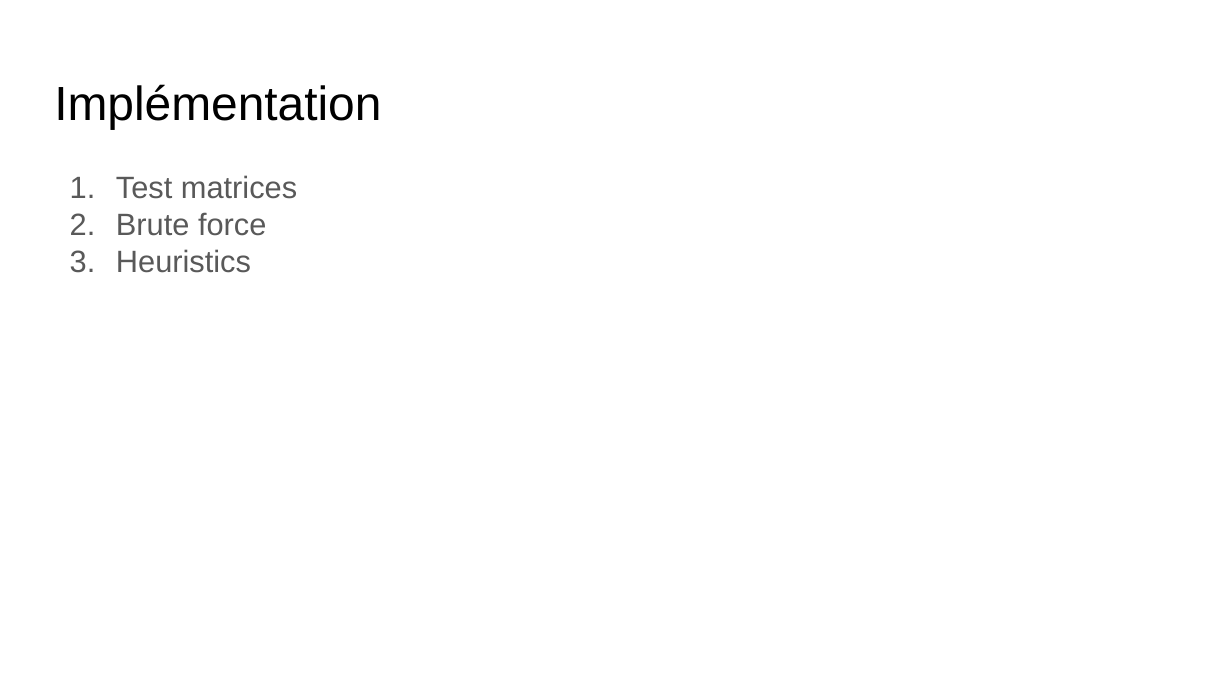
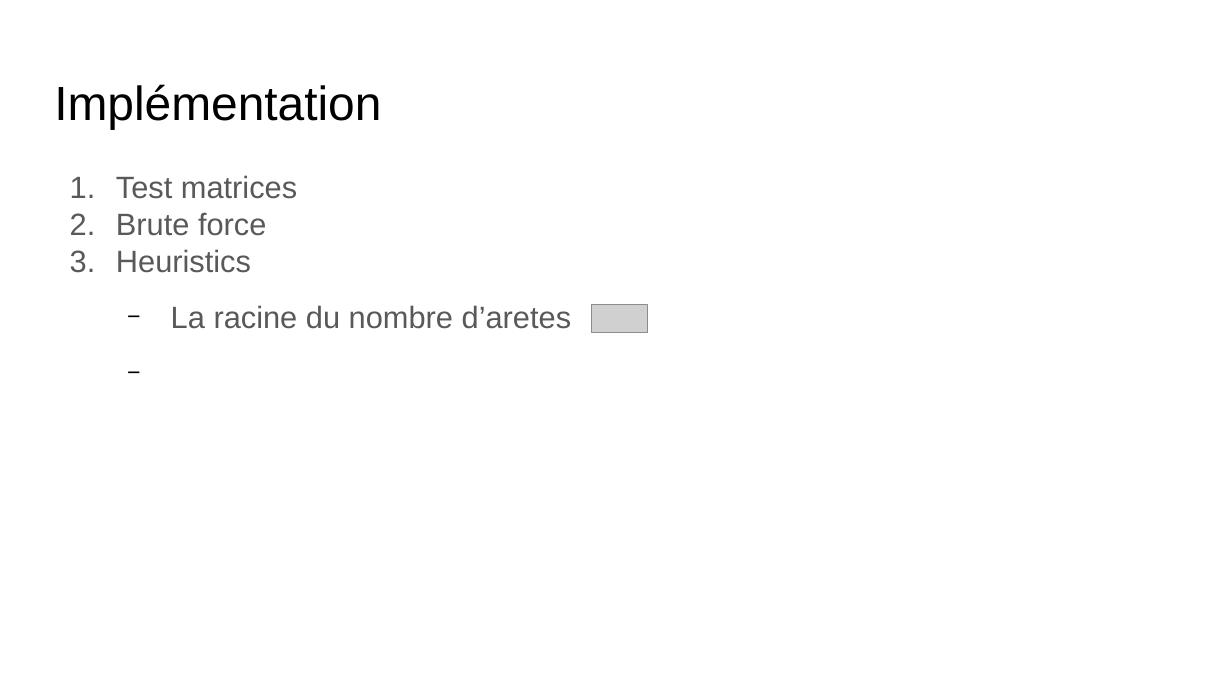
Before and after one commit to claudiosousa/hepia-projects-Math_S6_TP1, a slide deck: slide 4 of TP1 Math.odp. Drawn at 1232x693 pixels with LibreOffice and Linux fonts; fonts in the diff are those of the drawing; grey boxes stand for pictures. Boxes give left, top, right and bottom in pixels: in the first picture for what was removed or moved away, otherwise in the second. Text is boxed around its words. In the diff, an @@ line names an element or a change of style, - is before the commit and + after.

```diff
--- a/TP1 Math.odp
+++ b/TP1 Math.odp
@@ text at (x1=171, y1=305, x2=572, y2=329): paragraph added @@
+  − La racine du nombre d’aretes
@@ picture added at (x1=591, y1=304, x2=648, y2=333) @@
```
Also in this commit, not shown: 1 other slide changed, 1 slide removed.
